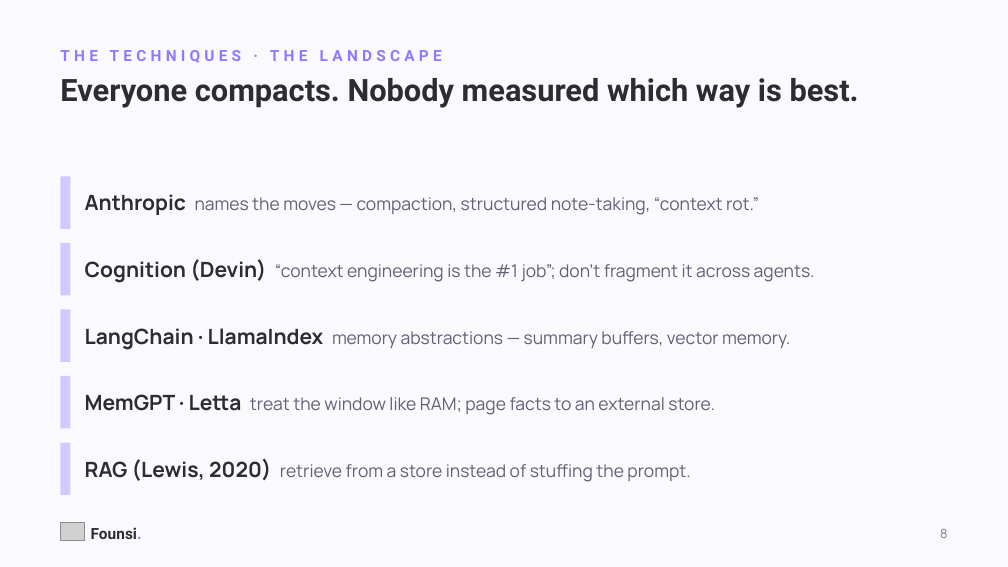
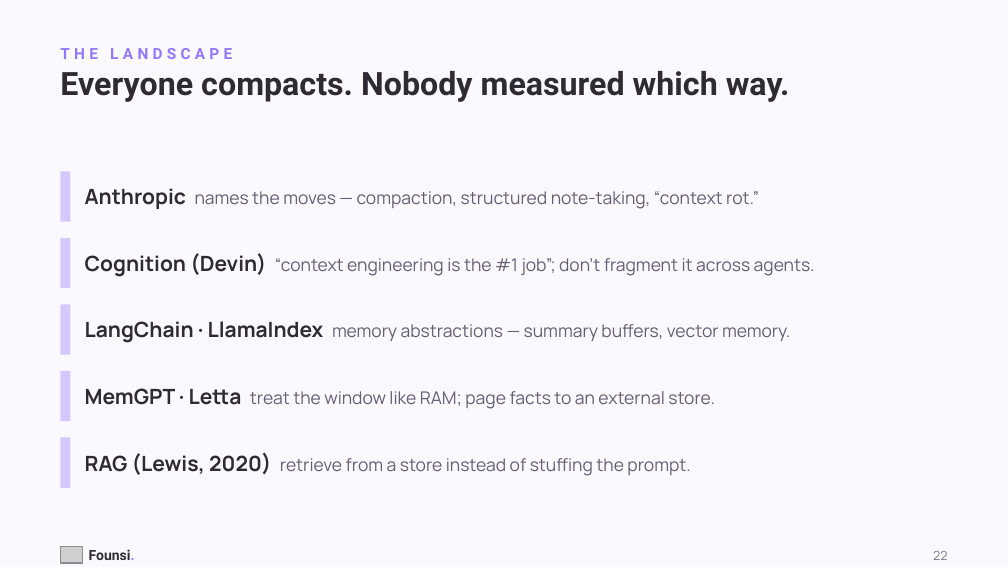
Before and after one commit to kanishkpatel1995/agent-harness, a slide deck: slide 22 of presentation/founsi-context-engineering.pptx (slide 8 before the commit). Drawn at 1008x567 pixels with LibreOffice and Linux fonts; fonts in the diff are those of the drawing; grey boxes stand for pictures. Boxes give left, top, right and bottom in pixels: in the first picture for what was removed or moved away, otherwise in the second. Text is boxed around its words. In the diff, an @@ line names an element or a change of style, - is before the commit and + after.

```diff
--- a/presentation/founsi-context-engineering.pptx
+++ b/presentation/founsi-context-engineering.pptx
@@ text at [60, 48, 232, 59]: text changed @@
-THE TECHNIQUES · THE LANDSCAPE
+THE LANDSCAPE
@@ text at [60, 71, 790, 102]: text changed; size 22 to 23 pt @@
-Everyone compacts. Nobody measured which way is best.
+Everyone compacts. Nobody measured which way.
@@ 5 texts, 5 rectangles: place and size @@
-5 texts, 5 rectangles at [60, 176, 815, 495]
+5 texts, 5 rectangles at [60, 171, 815, 488]
@@ picture removed at [60, 522, 85, 540] @@
@@ text removed at [940, 529, 947, 538] @@
-8
@@ picture added at [60, 546, 83, 563] @@
@@ text "Founsi.": place and size @@
-text "Founsi." at [91, 527, 142, 539]
+text "Founsi." at [89, 549, 135, 560]
@@ text "Founsi." at [89, 549, 135, 560]: size 11 to 10 pt @@
@@ text added at [933, 551, 947, 560], 9 pt, text #7E7A8A @@
+22
```
Also in this commit, not shown: 21 other slides changed, 16 slides added, 19 slides removed, 9 other files.
